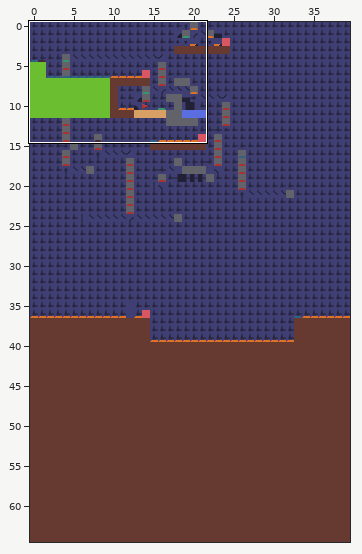
Tiled map (JSON): bin/maps/5.json. The picture above shows the old version from afar; the outline marks the close-up.
Close-up. First the earlier version:
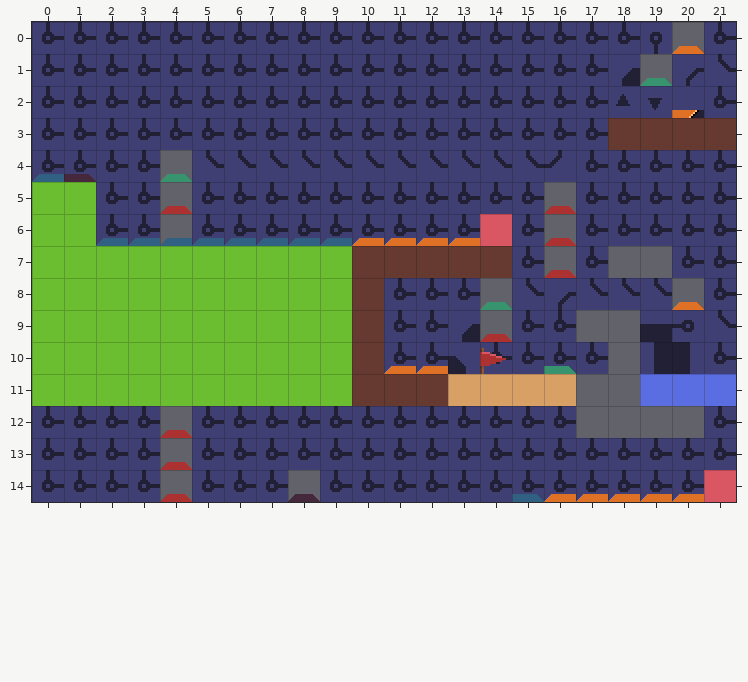
Cells are 32x32 px. Shown: x 0..21, y 0..14. The commit also changed other parts of the map, which this record leaves out.
The same view after the edit:
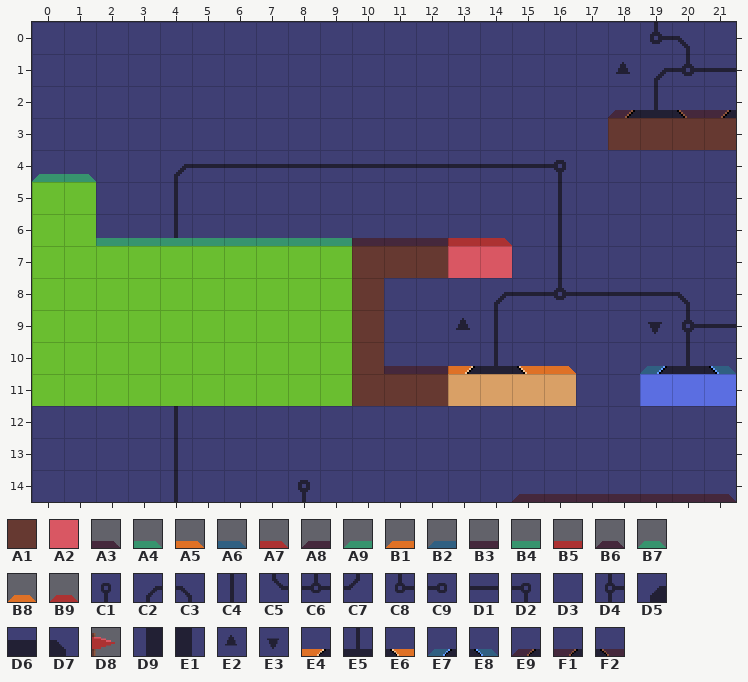
Key: from "tiles": A1 0, A2 4, A3 5, A4 6, A5 7, A6 8, A7 9, A8 10, A9 11, B1 12, B2 13, B3 15, B4 16, B5 19, B6 20, B7 21, B8 22, B9 24, C1 25, C2 26, C3 27, C4 30, C5 31, C6 32, C7 33, C8 35, C9 36, D1 38, D2 41, D3 42, D4 45, D5 55, D6 56, D7 57, D8 58, D9 60, E1 62, E2 68, E3 70, E4 71, E5 72, E6 73, E7 75, E8 79, E9 85, F1 86, F2 88.
__ is an empty cell, ## one hidden under a higher layer, .. an unchanged one.
From old to new:
--- layer "ove"
@@ x 0..21 @@
- 0 C8 C8 C8 C8 C8 C8 C8 C8 C8 C8 C8 C8 C8 C8 C8 C8 C8 C8 C8 .. .. C8
- 1 C8 C8 C8 C8 C8 C8 C8 C8 C8 C8 C8 C8 C8 C8 C8 C8 C8 C8 .. .. .. ..
- 2 C8 C8 C8 C8 C8 C8 C8 C8 C8 C8 C8 C8 C8 C8 C8 C8 C8 C8 .. .. .. C8
- 3 C8 C8 C8 C8 C8 C8 C8 C8 C8 C8 C8 C8 C8 C8 C8 C8 C8 C8 .. .. .. ..
- 4 C8 C8 C8 C8 B7 C5 C5 C5 C5 C5 C5 C5 C5 C5 C5 C5 C7 C8 C8 C8 C8 C8
- 5 .. .. C8 C8 B9 C8 C8 C8 C8 C8 C8 C8 C8 C8 C8 C8 B9 C8 C8 C8 C8 C8
- 6 .. .. C8 C8 B9 C8 C8 C8 C8 C8 C8 C8 C8 C8 ## C8 B9 C8 C8 C8 C8 C8
- 7 .. .. .. .. .. .. .. .. .. .. .. .. .. .. .. C8 B9 C8 __ __ C8 C8
- 8 .. .. .. .. .. .. .. .. .. .. .. C8 C8 C8 B7 C5 C2 C5 C5 C5 B8 C8
- 9 .. .. .. .. .. .. .. .. .. .. .. C8 C8 D5 B9 C8 C8 __ __ D6 C9 C5
-10 .. .. .. .. .. .. .. .. .. .. .. C8 C8 .. C8 C8 C8 C8 __ .. .. C8
-11 .. .. .. .. .. .. .. .. .. .. .. .. .. .. .. .. .. __ __ .. .. ..
-12 C8 C8 C8 C8 B9 C8 C8 C8 C8 C8 C8 C8 C8 C8 C8 C8 C8 __ __ __ __ C8
-13 C8 C8 C8 C8 B9 C8 C8 C8 C8 C8 C8 C8 C8 C8 C8 C8 C8 C8 C8 C8 C8 C8
-14 C8 C8 C8 C8 B9 C8 C8 C8 B6 C8 C8 C8 C8 C8 C8 C8 C8 C8 C8 C8 C8 ##
+ 0 D3 D3 D3 D3 D3 D3 D3 D3 D3 D3 D3 D3 D3 D3 D3 D3 D3 D3 D3 .. .. D3
+ 1 D3 D3 D3 D3 D3 D3 D3 D3 D3 D3 D3 D3 D3 D3 D3 D3 D3 D3 .. .. .. ..
+ 2 D3 D3 D3 D3 D3 D3 D3 D3 D3 D3 D3 D3 D3 D3 D3 D3 D3 D3 .. .. .. ##
+ 3 D3 D3 D3 D3 D3 D3 D3 D3 D3 D3 D3 D3 D3 D3 D3 D3 D3 D3 .. .. .. ..
+ 4 D3 D3 D3 D3 C2 D1 D1 D1 D1 D1 D1 D1 D1 D1 D1 D1 D2 D3 D3 D3 D3 D3
+ 5 .. .. D3 D3 C4 D3 D3 D3 D3 D3 D3 D3 D3 D3 D3 D3 C4 D3 D3 D3 D3 D3
+ 6 .. .. D3 D3 C4 D3 D3 D3 D3 D3 D3 D3 D3 D3 D3 D3 C4 D3 D3 D3 D3 D3
+ 7 .. .. .. .. .. .. .. .. .. .. .. .. .. .. .. D3 C4 D3 D3 D3 D3 D3
+ 8 .. .. .. .. .. .. .. .. .. .. .. D3 D3 D3 C2 D1 C6 D1 D1 D1 C3 D3
+ 9 .. .. .. .. .. .. .. .. .. .. .. D3 D3 E2 C4 D3 D3 D3 D3 E3 D4 D1
+10 .. .. .. .. .. .. .. .. .. .. .. D3 D3 .. ## ## D3 D3 D3 .. .. ##
+11 .. .. .. .. .. .. .. .. .. .. .. .. .. .. .. .. .. D3 D3 .. .. ..
+12 D3 D3 D3 D3 C4 D3 D3 D3 D3 D3 D3 D3 D3 D3 D3 D3 D3 D3 D3 D3 D3 D3
+13 D3 D3 D3 D3 C4 D3 D3 D3 D3 D3 D3 D3 D3 D3 D3 D3 D3 D3 D3 D3 D3 D3
+14 D3 D3 D3 D3 C4 D3 D3 D3 C1 D3 D3 D3 D3 D3 D3 D3 D3 D3 D3 D3 D3 D3
--- layer "collidable"
@@ x 13..14 @@
- 7 A1 A1
+ 7 A2 A2
--- layer "bg"
@@ x 18..21 @@
- 0 .. __ __ ..
- 1 __ __ __ __
- 2 E2 E3 E4 __
+ 0 .. C8 C3 ..
+ 1 E2 C2 C6 D1
+ 2 E9 E5 F2 F1
@@ x 0..1 @@
- 4 B2 A3
+ 4 A9 A4
@@ x 2..14 @@
- 6 B2 B2 B2 B2 B2 B2 B2 B2 B1 B1 B1 B1 A2
+ 6 B4 B4 B4 B4 B4 B4 B4 B4 B3 B3 B3 B5 A7
@@ x 11..21 @@
-10 B1 B1 D7 D8 __ A4 .. .. D9 E1 __
+10 B3 B3 E4 E5 E6 A5 .. .. E7 E5 E8
@@ x 15..21 @@
-14 A6 B1 B1 B1 B1 B1 A2
+14 A8 B3 B3 B3 B3 B3 A3
Boxes around the changes in both close-ups, in picture pixels (x1, y1, x2, y2):
changed: (32, 22, 736, 502)
